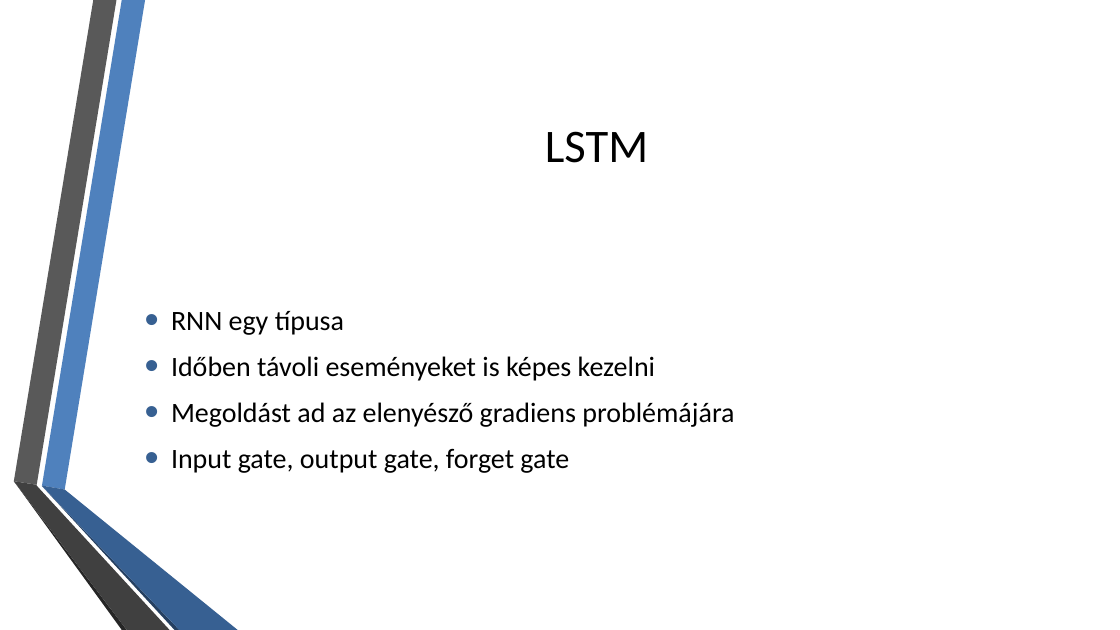
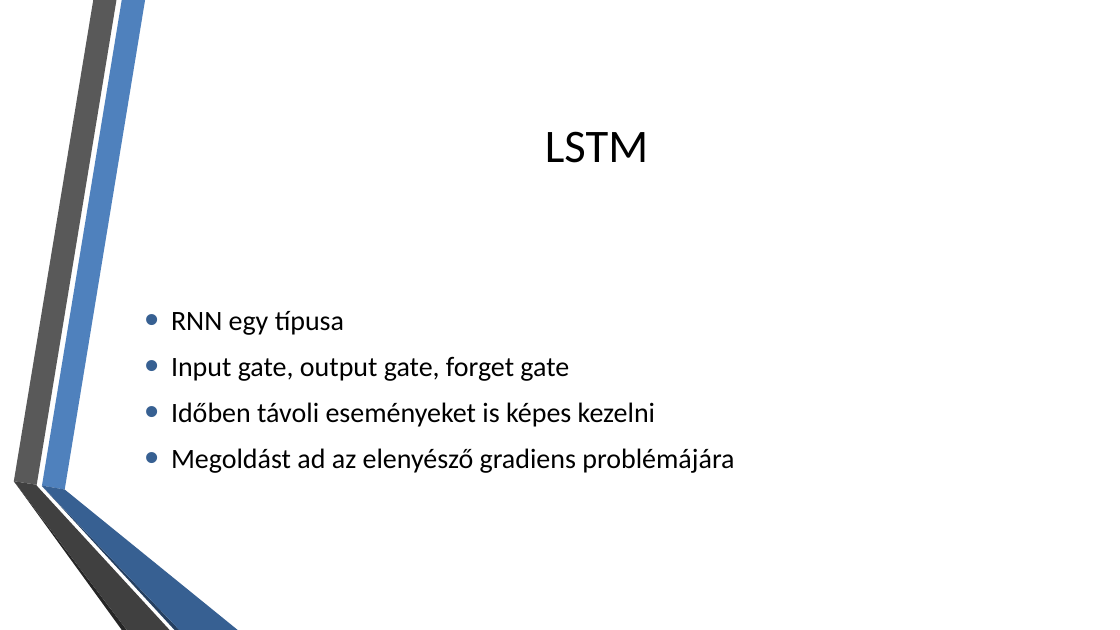
Before and after one commit to ffabi/SemesterProject, a slide deck: slide 8 of Szimpózium04017.pptx. Drawn at 1120x630 pixels with LibreOffice and Linux fonts; fonts in the diff are those of the drawing; background and template pictures are left out. Boxes give left, top, right and bottom in pixels: in the first picture for what was removed or moved away, otherwise in the second. Text is boxed around its words. In the diff, an @@ line names an element or a change of style, - is before the commit and + after.

Commit message:
rnn lstm done, visualize rnn done

```diff
--- a/Szimpózium04017.pptx
+++ b/Szimpózium04017.pptx
@@ text at (171, 356, 569, 381): paragraph added @@
+• Input gate, output gate, forget gate
@@ text at (171, 448, 569, 473): paragraph removed @@
-• Input gate, output gate, forget gate
```
Also in this commit, not shown: 1 other slide changed, 7 other files.
